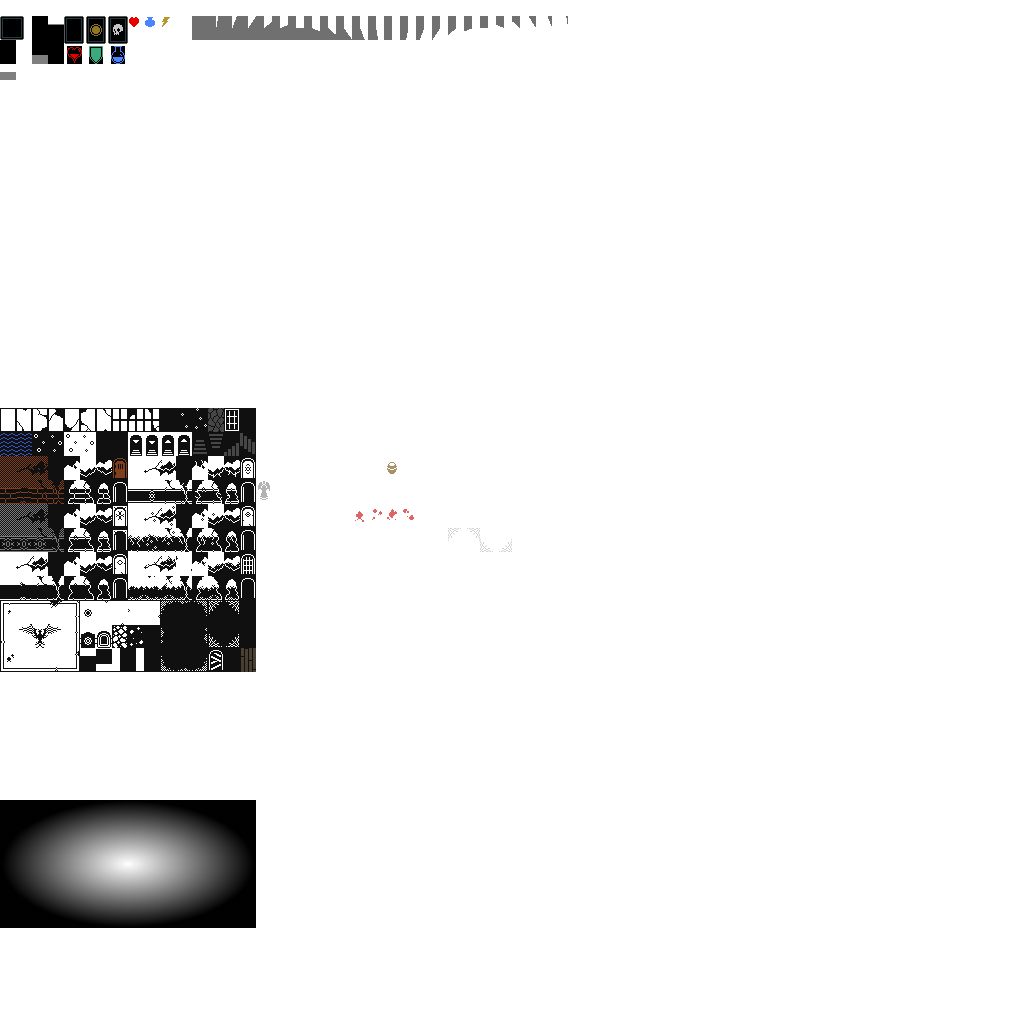
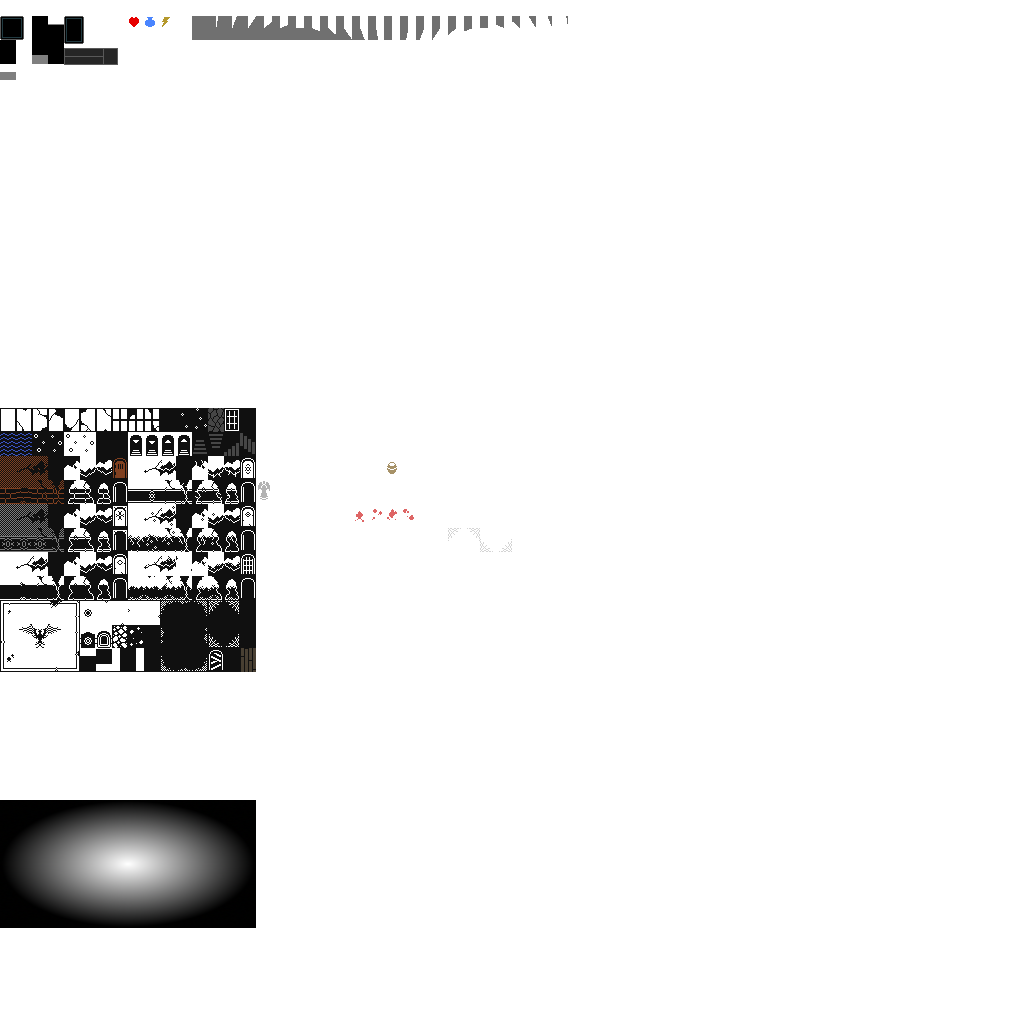
Layered file, before and after one edit (1024 × 1024). Changes by layer:
painted on "Layer" over box(64, 16, 128, 65)
